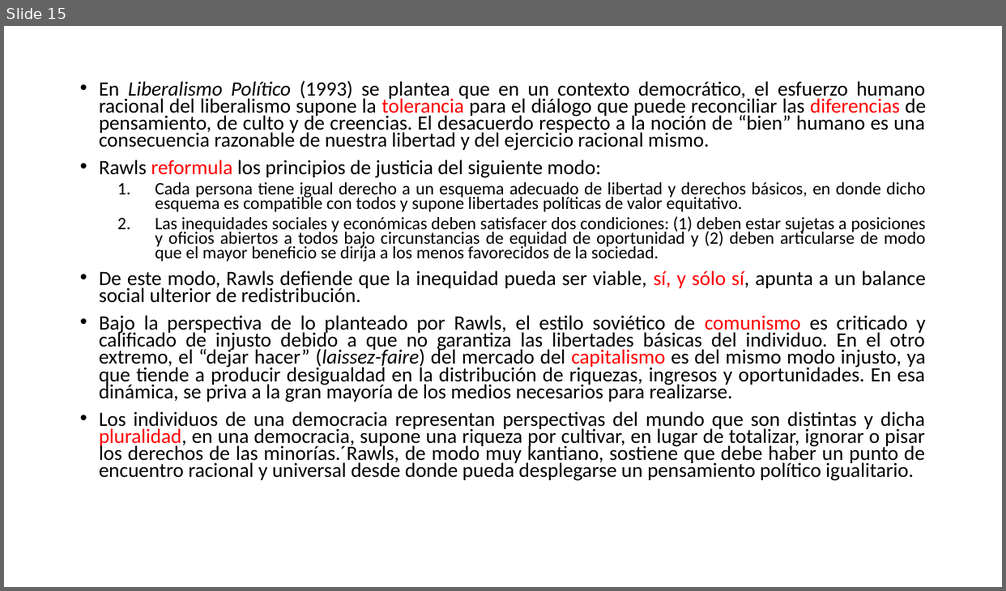
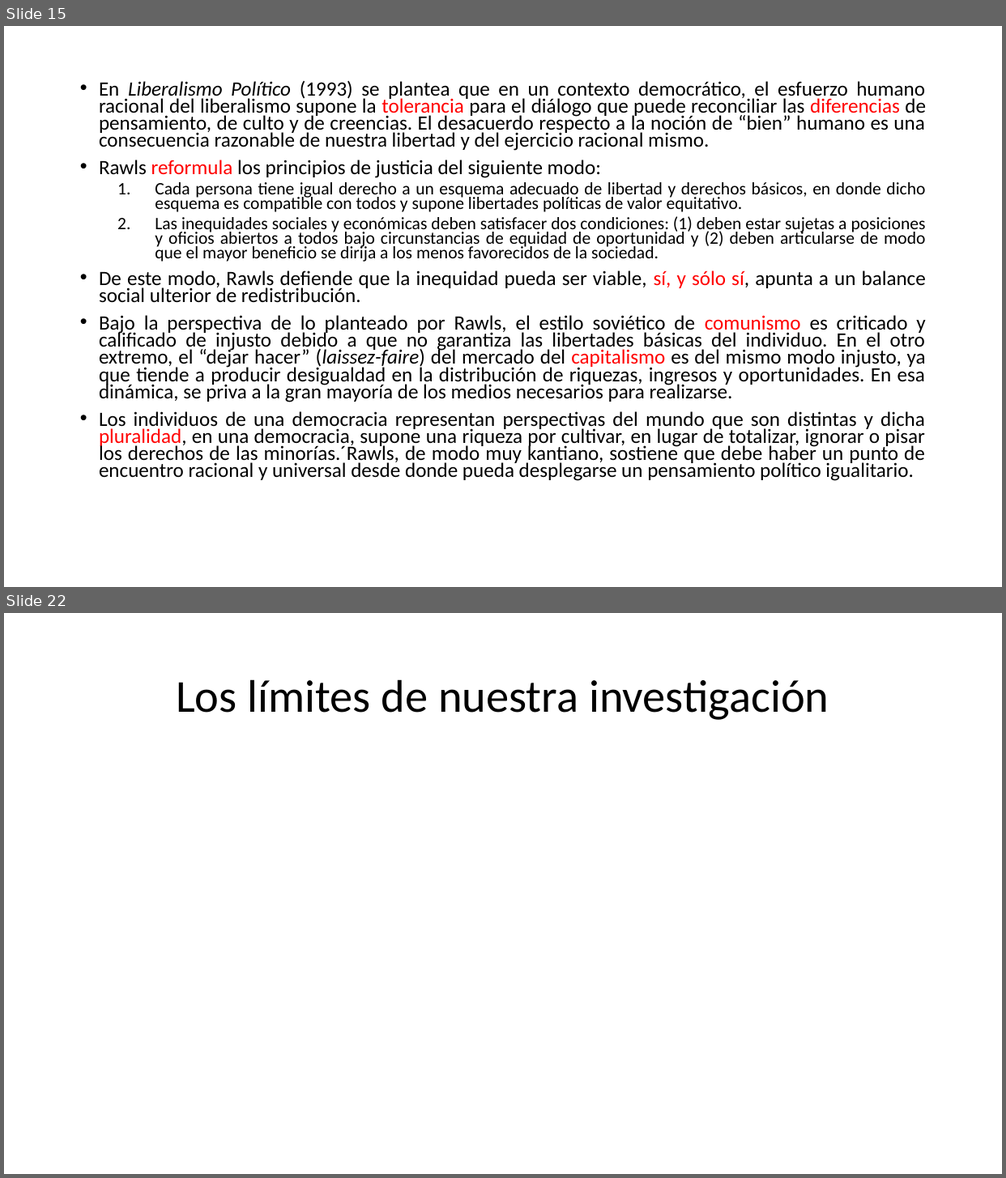
Before and after one commit to zaboltar/zaboltar.github.io, a slide deck: assets uarm/2019 sol-penscri-justfilpol/John Rawls - Justice as Fairness.pptx. Shown one above the other, each under a label of ours: slide 15 before the commit, slides 15 and 22 after it; the slides between them are not shown. The pictures are 1006x591 and 1006x1178 pixels, drawn with LibreOffice and Linux fonts; fonts in the diff are those of the drawing. Boxes give left, top, right and bottom in pixels: in the first picture for what was removed or moved away, otherwise in the second. Text is boxed around its words. In the diff, an @@ line names an element or a change of style, - is before the commit and + after.

```diff
--- a/assets uarm/2019 sol-penscri-justfilpol/John Rawls - Justice as Fairness.pptx
+++ b/assets uarm/2019 sol-penscri-justfilpol/John Rawls - Justice as Fairness.pptx
@@ slide 22 added at bbox=[4, 613, 1002, 1174], background #FFFFFF @@
@@ title added at bbox=[176, 679, 829, 720], 44 pt, text #000000 @@
+Los límites de nuestra investigación
```
Also in this commit, not shown: 1 slide changed, 11 other slides added.
